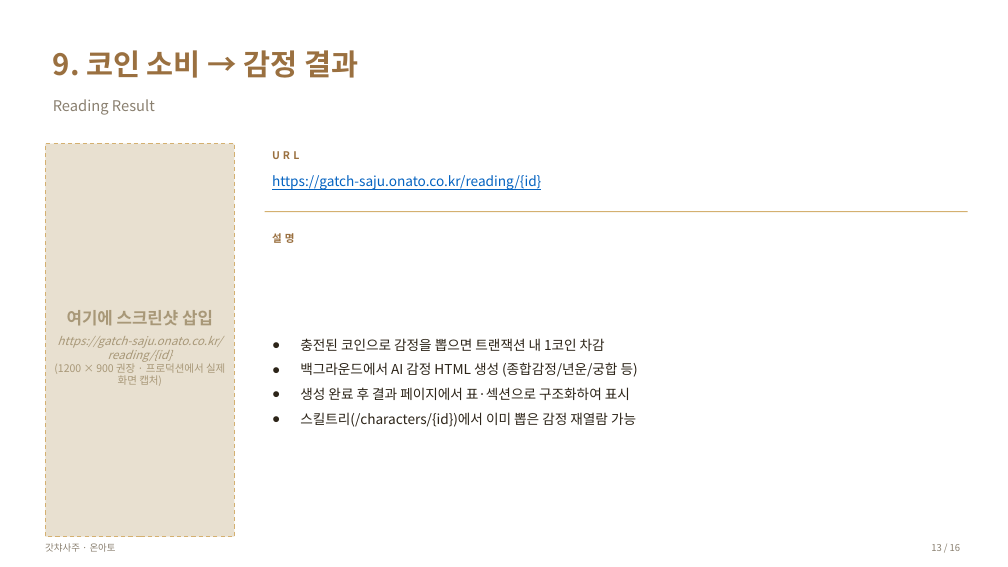
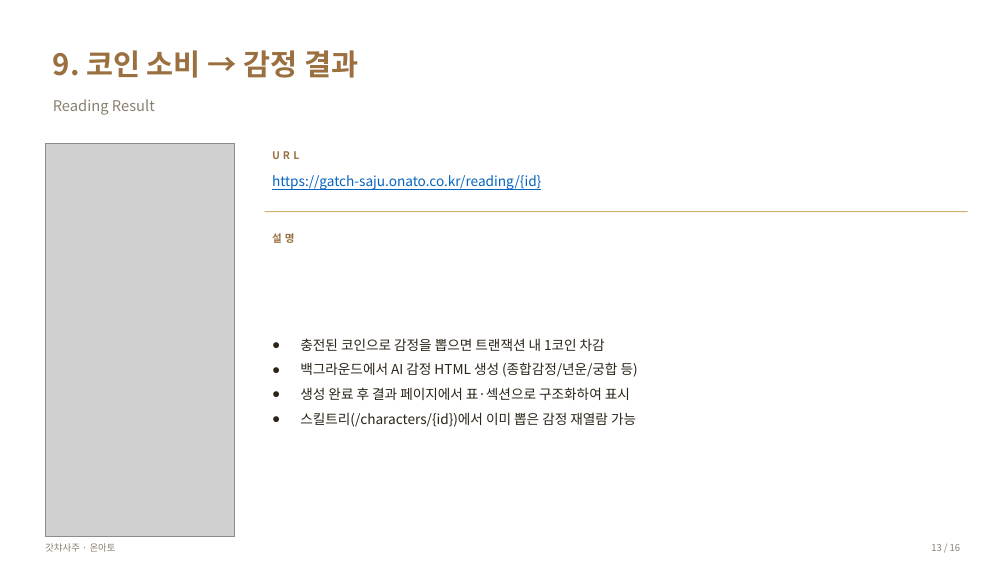
Before and after one commit to Kyun92/gatch-saju, a slide deck: slide 13 of docs/toss-payment-flow.pptx. Drawn at 1008x567 pixels with LibreOffice and Linux fonts; fonts in the diff are those of the drawing; grey boxes stand for pictures. Boxes give left, top, right and bottom in pixels: in the first picture for what was removed or moved away, otherwise in the second. Text is boxed around its words. In the diff, an @@ line names an element or a change of style, - is before the commit and + after.

```diff
--- a/docs/toss-payment-flow.pptx
+++ b/docs/toss-payment-flow.pptx
@@ rectangle at (45,144,234,537): fill #E8E0D0 to #FFFFFF; outline #D4B070 1 pt dashed to #D4B070 1 pt @@
@@ picture added at (45,144,234,537) @@
@@ text removed at (67,310,213,326) @@
-여기에 스크린샷 삽입
@@ text removed at (57,336,222,362) @@
-https://gatch-saju.onato.co.kr/reading/{id}
@@ text removed at (54,363,225,386) @@
-(1200 × 900 권장 · 프로덕션에서 실제 화면 캡처)
```
Also in this commit, not shown: 4 other slides changed, 26 other files.
